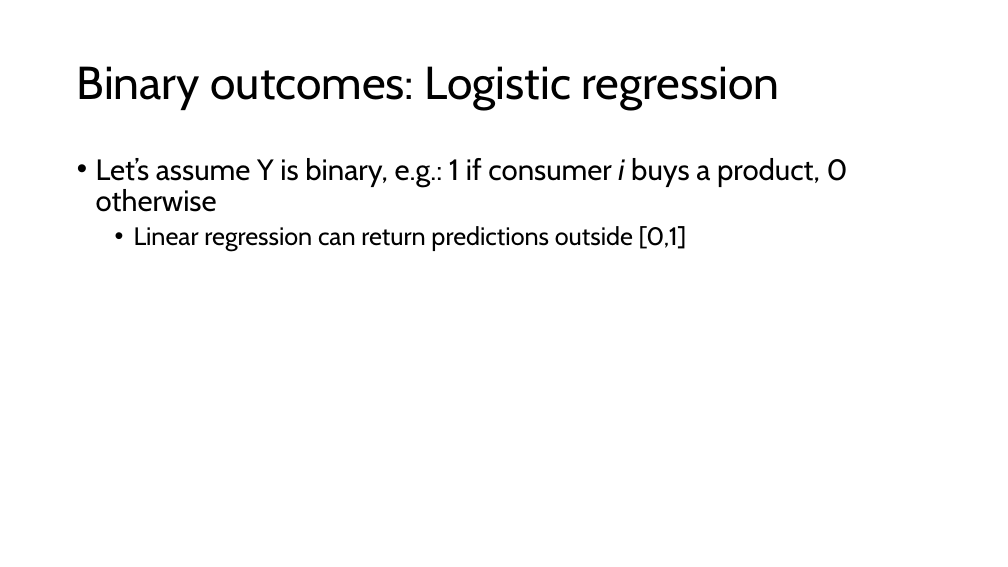
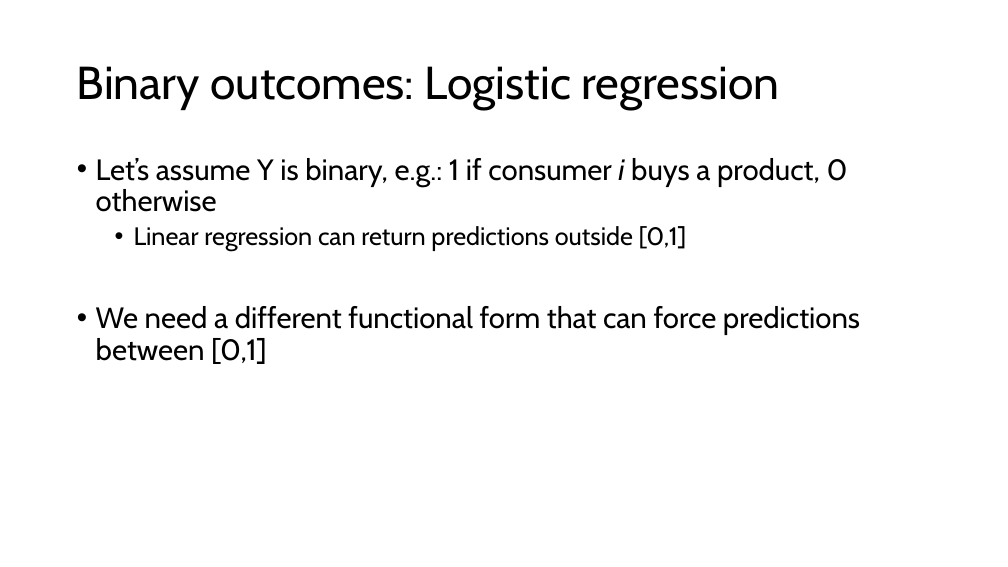
Before and after one commit to dadepro/mkt566, a slide deck: slide 3 of w4/w4-2-logit.pptx. Drawn at 1008x567 pixels with LibreOffice and Linux fonts; fonts in the diff are those of the drawing. Boxes give left, top, right and bottom in pixels: in the first picture for what was removed or moved away, otherwise in the second. Text is boxed around its words. In the diff, an @@ line names an element or a change of style, - is before the commit and + after.

```diff
--- a/w4/w4-2-logit.pptx
+++ b/w4/w4-2-logit.pptx
@@ text at [96, 306, 860, 364]: paragraph added @@
+• We need a different functional form that can force predictions between [0,1]
```
Also in this commit, not shown: 3 other slides changed, 1 other file.
